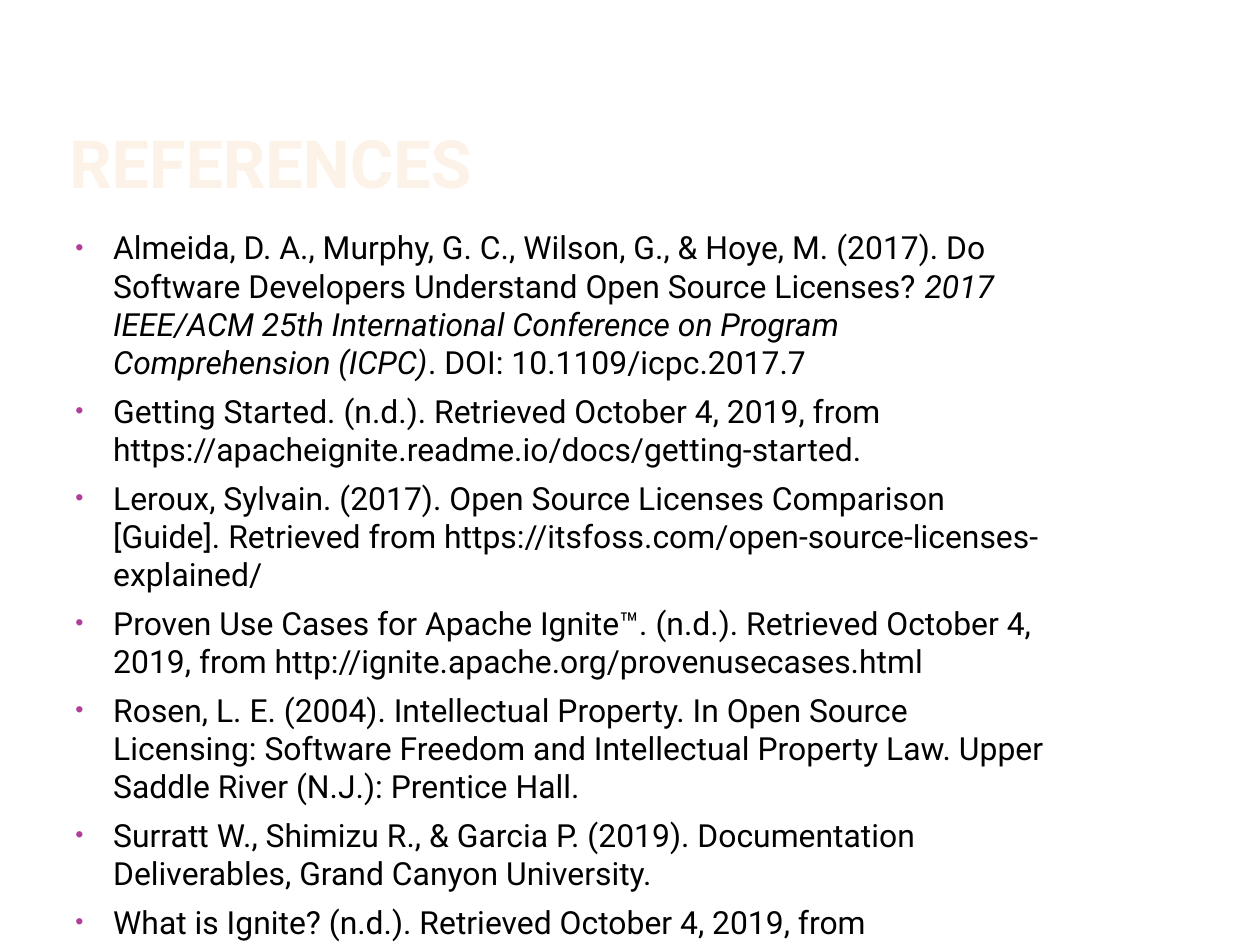
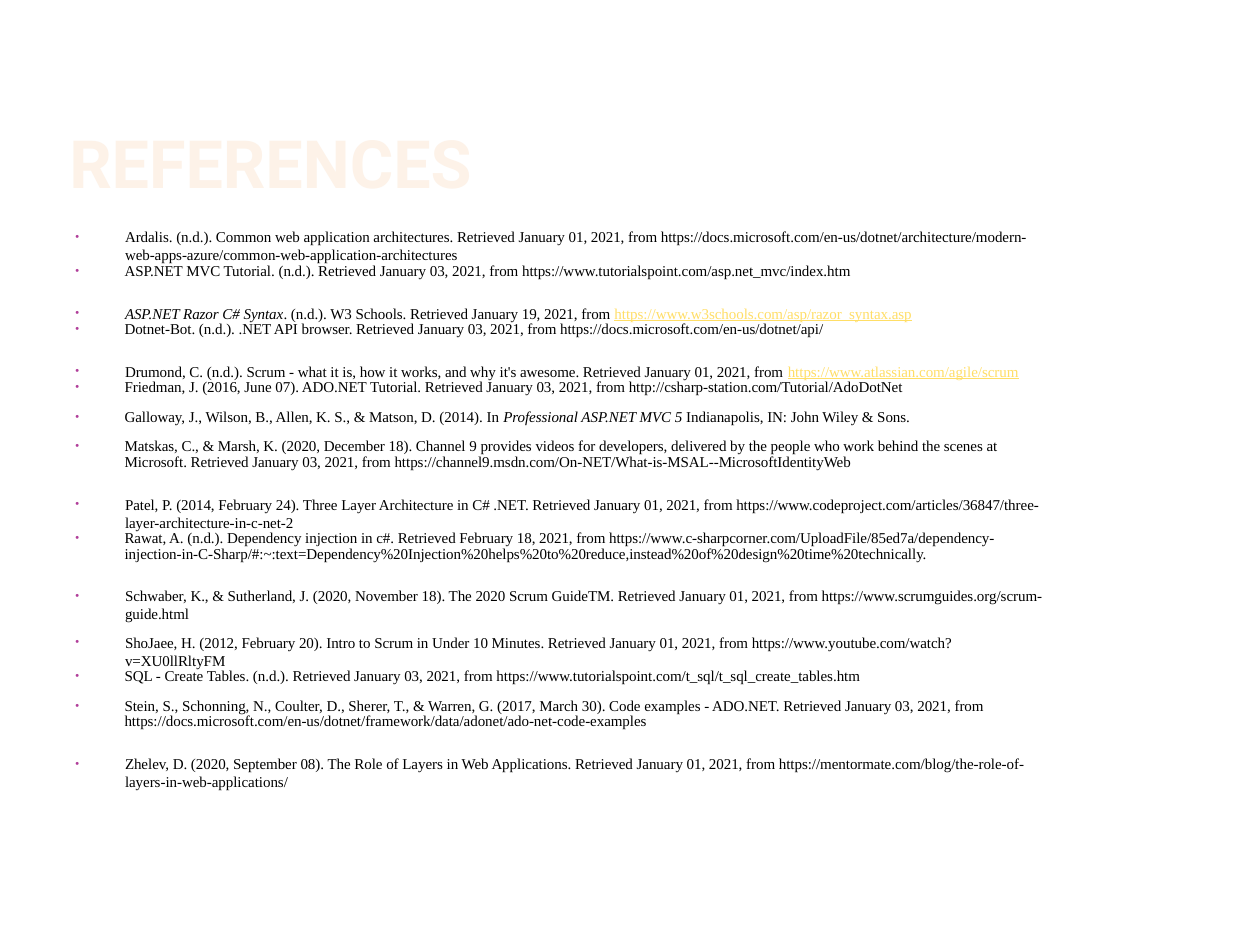
Before and after one commit to smoncavage/GCU_CST247_Minesweeper_Project, a slide deck: slide 14 of CLC_Milestone_6/CLCPowerPointPresentation.pptx (slide 12 before the commit). Drawn at 1260x945 pixels with LibreOffice and Linux fonts; fonts in the diff are those of the drawing; background and template pictures are left out. Boxes give left, top, right and bottom in pixels: in the first picture for what was removed or moved away, otherwise in the second. Text is boxed around its words. In the diff, an @@ line names an element or a change of style, - is before the commit and + after.

```diff
--- a/CLC_Milestone_6/CLCPowerPointPresentation.pptx
+++ b/CLC_Milestone_6/CLCPowerPointPresentation.pptx
@@ text at (125,231,1043,791): text changed; size 18.2 to 8.6 pt; font Roboto to Times New Roman @@
-• Almeida, D. A., Murphy, G. C., Wilson, G., & Hoye, M. (2017). Do Software Developers Understand Open Source Licenses? 2017 IEEE/ACM 25th International Conference on Program Comprehension (ICPC). DOI: 10.1109/icpc.2017.7
-• Getting Started. (n.d.). Retrieved October 4, 2019, from https://apacheignite.readme.io/docs/getting-started.
-• Leroux, Sylvain. (2017). Open Source Licenses Comparison [Guide]. Retrieved from https://itsfoss.com/open-source-licenses-explained/
-• Proven Use Cases for Apache Ignite™. (n.d.). Retrieved October 4, 2019, from http://ignite.apache.org/provenusecases.html
-• Rosen, L. E. (2004). Intellectual Property. In Open Source Licensing: Software Freedom and Intellectual Property Law. Upper Saddle River (N.J.): Prentice Hall.
-• Surratt W., Shimizu R., & Garcia P. (2019). Documentation Deliverables, Grand Canyon University.
-• What is Ignite? (n.d.). Retrieved October 4, 2019, from https://apacheignite.readme.io/docs
+• Ardalis. (n.d.). Common web application architectures. Retrieved January 01, 2021, from https://docs.microsoft.com/en-us/dotnet/architecture/modern-web-apps-azure/common-web-application-architectures
+• ASP.NET MVC Tutorial. (n.d.). Retrieved January 03, 2021, from https://www.tutorialspoint.com/asp.net_mvc/index.htm
+• ASP.NET Razor C# Syntax. (n.d.). W3 Schools. Retrieved January 19, 2021, from https://www.w3schools.com/asp/razor_syntax.asp
+• Dotnet-Bot. (n.d.). .NET API browser. Retrieved January 03, 2021, from https://docs.microsoft.com/en-us/dotnet/api/
+• Drumond, C. (n.d.). Scrum - what it is, how it works, and why it's awesome. Retrieved January 01, 2021, from https://www.atlassian.com/agile/scrum
+• Friedman, J. (2016, June 07). ADO.NET Tutorial. Retrieved January 03, 2021, from http://csharp-station.com/Tutorial/AdoDotNet
+• Galloway, J., Wilson, B., Allen, K. S., & Matson, D. (2014). In Professional ASP.NET MVC 5 Indianapolis, IN: John Wiley & Sons.
+• Matskas, C., & Marsh, K. (2020, December 18). Channel 9 provides videos for developers, delivered by the people who work behind the scenes at Microsoft. Retrieved January 03, 2021, from https://channel9.msdn.com/On-NET/What-is-MSAL--MicrosoftIdentityWeb
+• Patel, P. (2014, February 24). Three Layer Architecture in C# .NET. Retrieved January 01, 2021, from https://www.codeproject.com/articles/36847/three-layer-architecture-in-c-net-2
+• Rawat, A. (n.d.). Dependency injection in c#. Retrieved February 18, 2021, from https://www.c-sharpcorner.com/UploadFile/85ed7a/dependency-injection-in-C-Sharp/#:~:text=Dependency%20Injection%20helps%20to%20reduce,instead%20of%20design%20time%20technically.
+• Schwaber, K., & Sutherland, J. (2020, November 18). The 2020 Scrum GuideTM. Retrieved January 01, 2021, from https://www.scrumguides.org/scrum-guide.html
+• ShoJaee, H. (2012, February 20). Intro to Scrum in Under 10 Minutes. Retrieved January 01, 2021, from https://www.youtube.com/watch?v=XU0llRltyFM
+• SQL - Create Tables. (n.d.). Retrieved January 03, 2021, from https://www.tutorialspoint.com/t_sql/t_sql_create_tables.htm
+• Stein, S., Schonning, N., Coulter, D., Sherer, T., & Warren, G. (2017, March 30). Code examples - ADO.NET. Retrieved January 03, 2021, from https://docs.microsoft.com/en-us/dotnet/framework/data/adonet/ado-net-code-examples
+• Zhelev, D. (2020, September 08). The Role of Layers in Web Applications. Retrieved January 01, 2021, from https://mentormate.com/blog/the-role-of-layers-in-web-applications/
```
Also in this commit, not shown: 4 other slides changed, 3 slides added, 1 slide removed, 43 other files.
